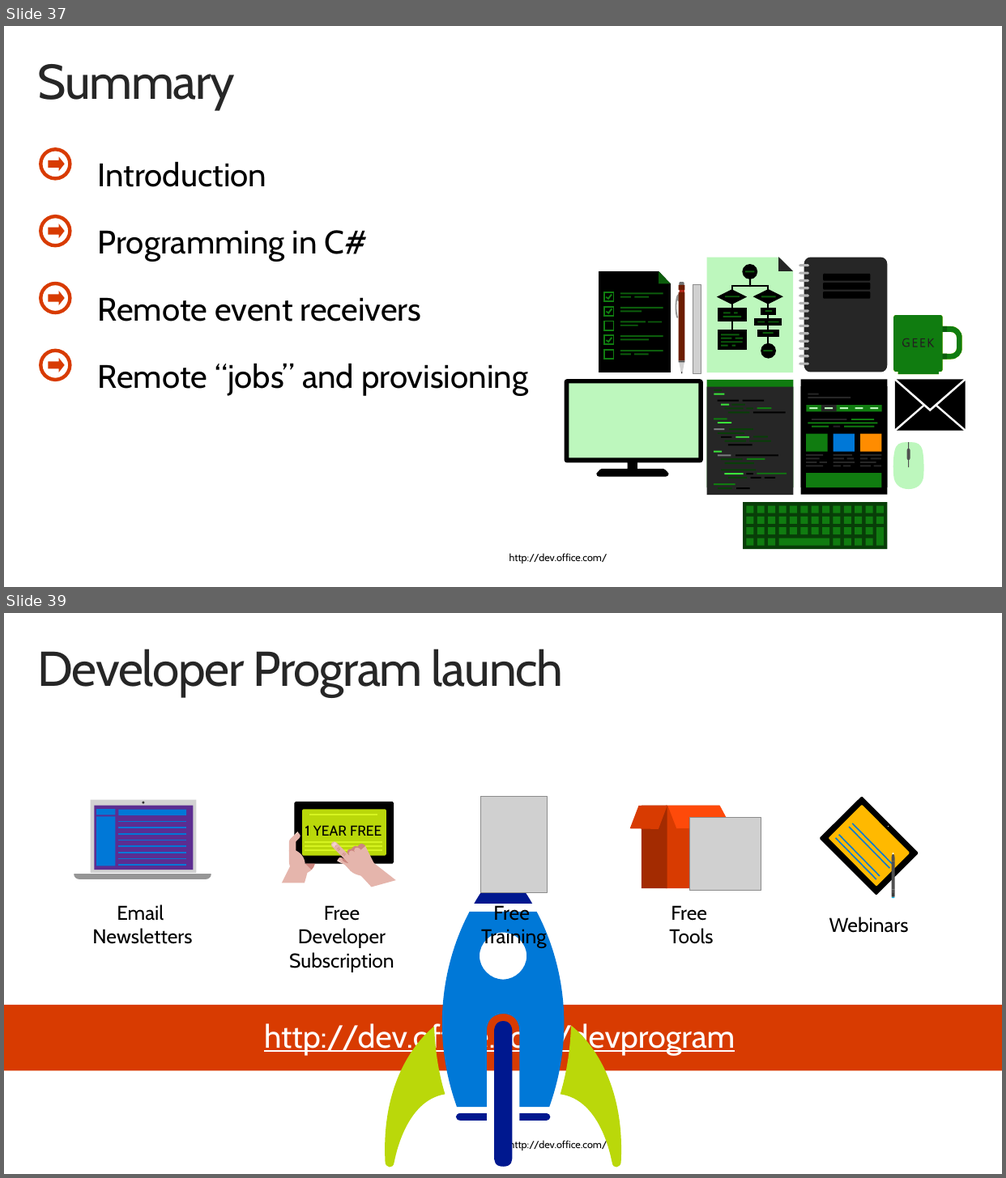
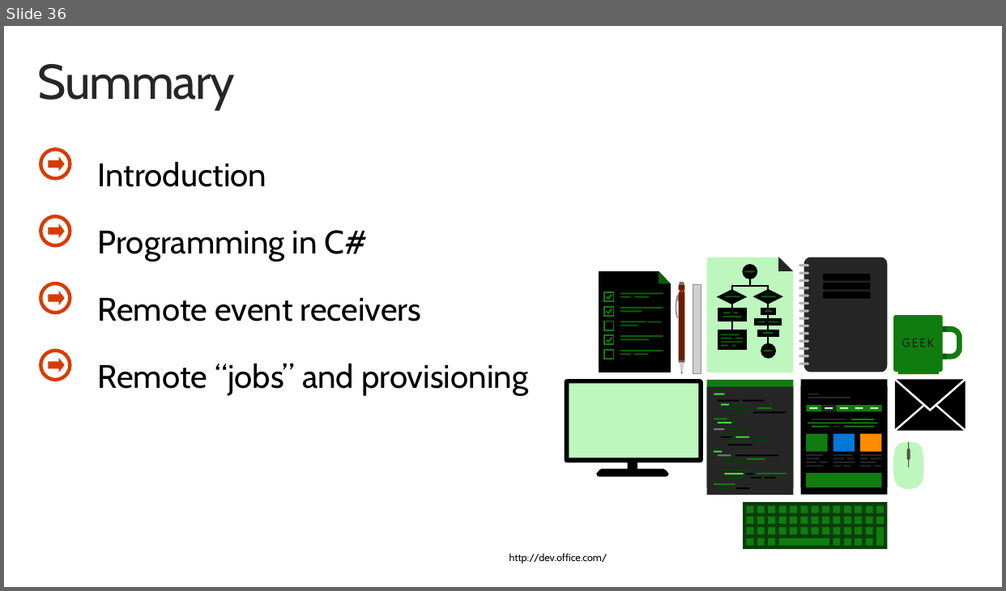
Before and after one commit to OfficeDev/TrainingContent, a slide deck: O3652/O3652-6 Deep Dive into Provider Hosted Add-ins/O3652-6 Deep Dive into Provider Hosted Apps.pptx. Shown one above the other, each under a label of ours: slides 37 and 39 before the commit, slide 36 after it; the slides between them are not shown. The pictures are 1006x1178 and 1006x591 pixels, drawn with LibreOffice and Linux fonts; fonts in the diff are those of the drawing; grey boxes stand for pictures; background and template pictures are left out. Boxes give left, top, right and bottom in pixels: in the first picture for what was removed or moved away, otherwise in the second. Text is boxed around its words. In the diff, an @@ line names an element or a change of style, - is before the commit and + after.

```diff
--- a/O3652/O3652-6 Deep Dive into Provider Hosted Add-ins/O3652-6 Deep Dive into Provider Hosted Apps.pptx
+++ b/O3652/O3652-6 Deep Dive into Provider Hosted Add-ins/O3652-6 Deep Dive into Provider Hosted Apps.pptx
@@ slide 39 removed at [4,613,1002,1174], background #FFFFFF; not listed: 1 template element that a slide beside it also shows @@
@@ rectangle removed at [4,613,1002,783] @@
@@ title removed at [38,649,563,696] @@
-Developer Program launch
@@ picture removed at [481,796,547,893] @@
@@ group removed at [630,805,761,944]: 2 rectangles, 2 freeform shapes, 1 text, 1 picture @@
-Free
-Tools
@@ group removed at [74,800,211,944]: 8 lines, 5 rectangles, 1 text, 1 ellipse, 1 freeform shape @@
-Email
-Newsletters
@@ group removed at [282,802,396,973]: 30 freeform shapes, 4 lines, 2 texts @@
-Free Developer Subscription
-1 YEAR FREE
@@ group removed at [820,796,918,933]: 7 freeform shapes, 4 lines, 2 rectangles, 1 text @@
-Webinars
@@ text removed at [481,904,547,948] @@
-Free
-Training
@@ text removed at [4,1005,1002,1071] @@
-http://dev.office.com/devprogram
@@ group removed at [381,870,625,1170]: 7 freeform shapes @@
@@ what was slide 37 is now slide 36 @@
```
Also in this commit, not shown: 17 slides changed, 1 slide added, 2 other slides removed.
